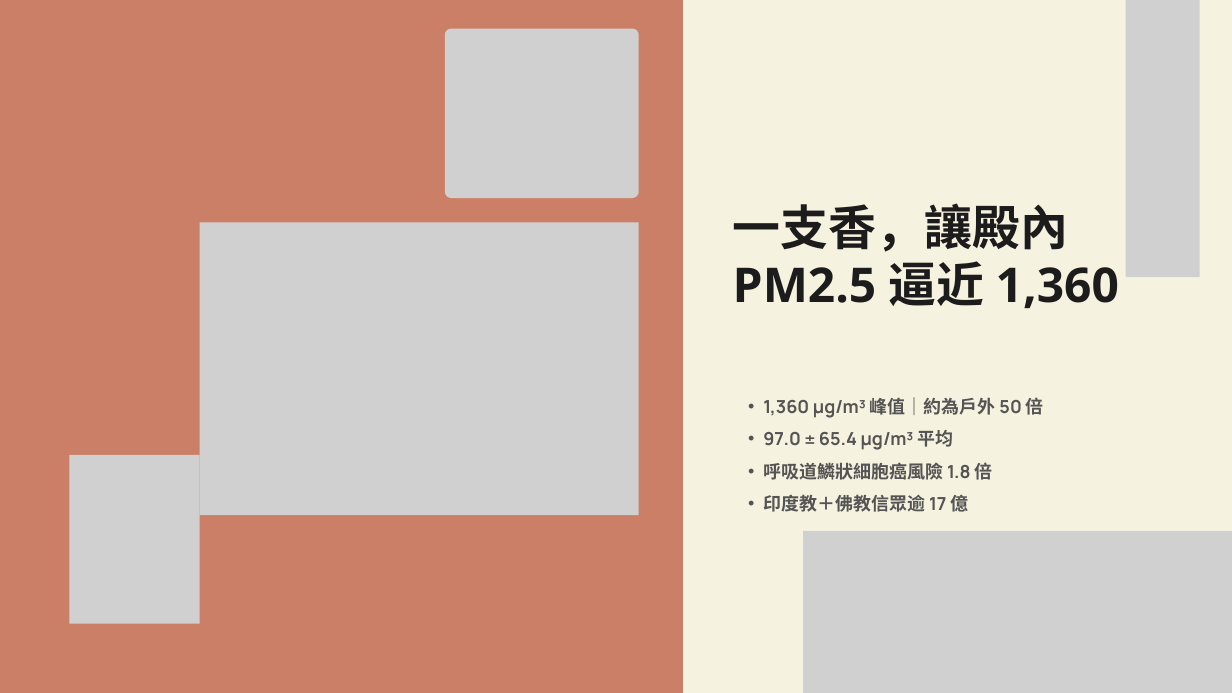
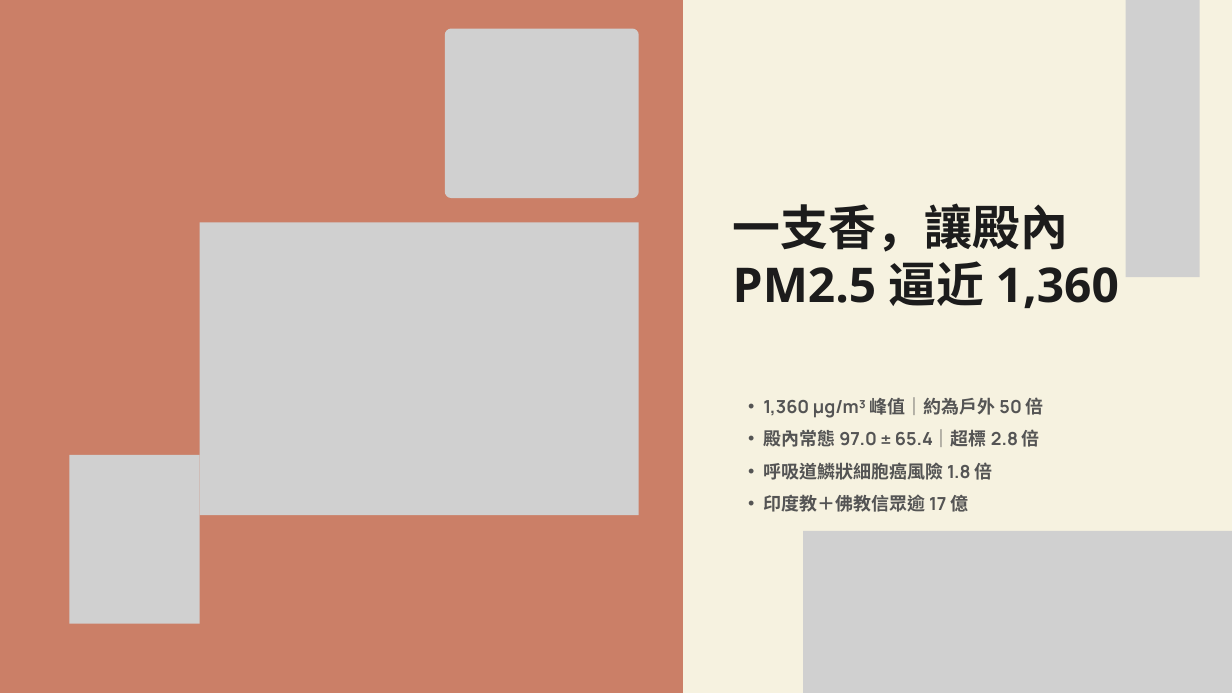
Before and after one commit to feihong9487/WRO2026, a slide deck: slide 2 of 簡報/香爐簡報.pptx. Drawn at 1232x693 pixels with LibreOffice and Linux fonts; fonts in the diff are those of the drawing; grey boxes stand for pictures. Boxes give left, top, right and bottom in pixels: in the first picture for what was removed or moved away, otherwise in the second. Text is boxed around its words. In the diff, an @@ line names an element or a change of style, - is before the commit and + after.

```diff
--- a/簡報/香爐簡報.pptx
+++ b/簡報/香爐簡報.pptx
@@ text at (763,429,1040,447): text changed @@
-  • 97.0 ± 65.4 µg/m³ 平均
+  • 殿內常態 97.0 ± 65.4｜超標 2.8 倍
```
Also in this commit, not shown: 2 other slides changed, 1 other file.
